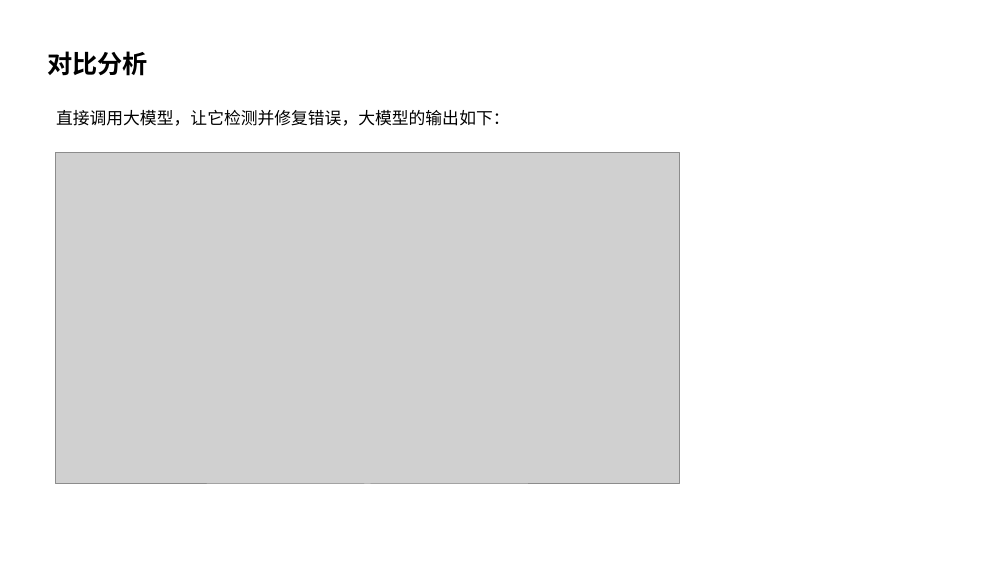
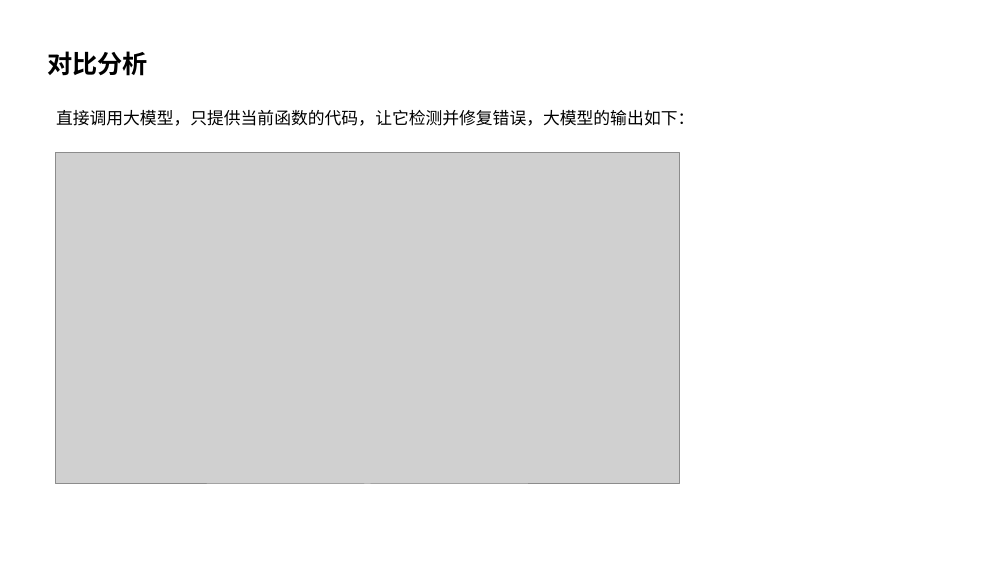
Before and after one commit to Zhenyu-Bo/Code-Assistant, a slide deck: slide 29 of report/LLM辅助的程序缺陷检测与修复.pptx (slide 31 before the commit). Drawn at 1008x567 pixels with LibreOffice and Linux fonts; fonts in the diff are those of the drawing; grey boxes stand for pictures. Boxes give left, top, right and bottom in pixels: in the first picture for what was removed or moved away, otherwise in the second. Text is boxed around its words. In the diff, an @@ line names an element or a change of style, - is before the commit and + after.

```diff
--- a/report/LLM辅助的程序缺陷检测与修复.pptx
+++ b/report/LLM辅助的程序缺陷检测与修复.pptx
@@ text at <box>56,110,694,126</box>: text changed @@
-直接调用大模型，让它检测并修复错误，大模型的输出如下：
+直接调用大模型，只提供当前函数的代码，让它检测并修复错误，大模型的输出如下：
```
Also in this commit, not shown: 9 other slides changed, 3 slides removed.
